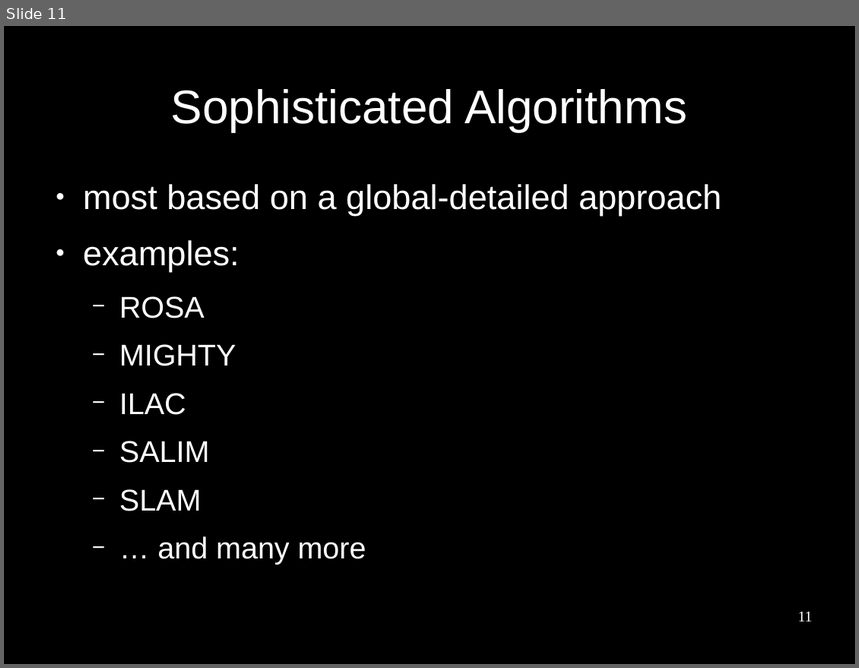
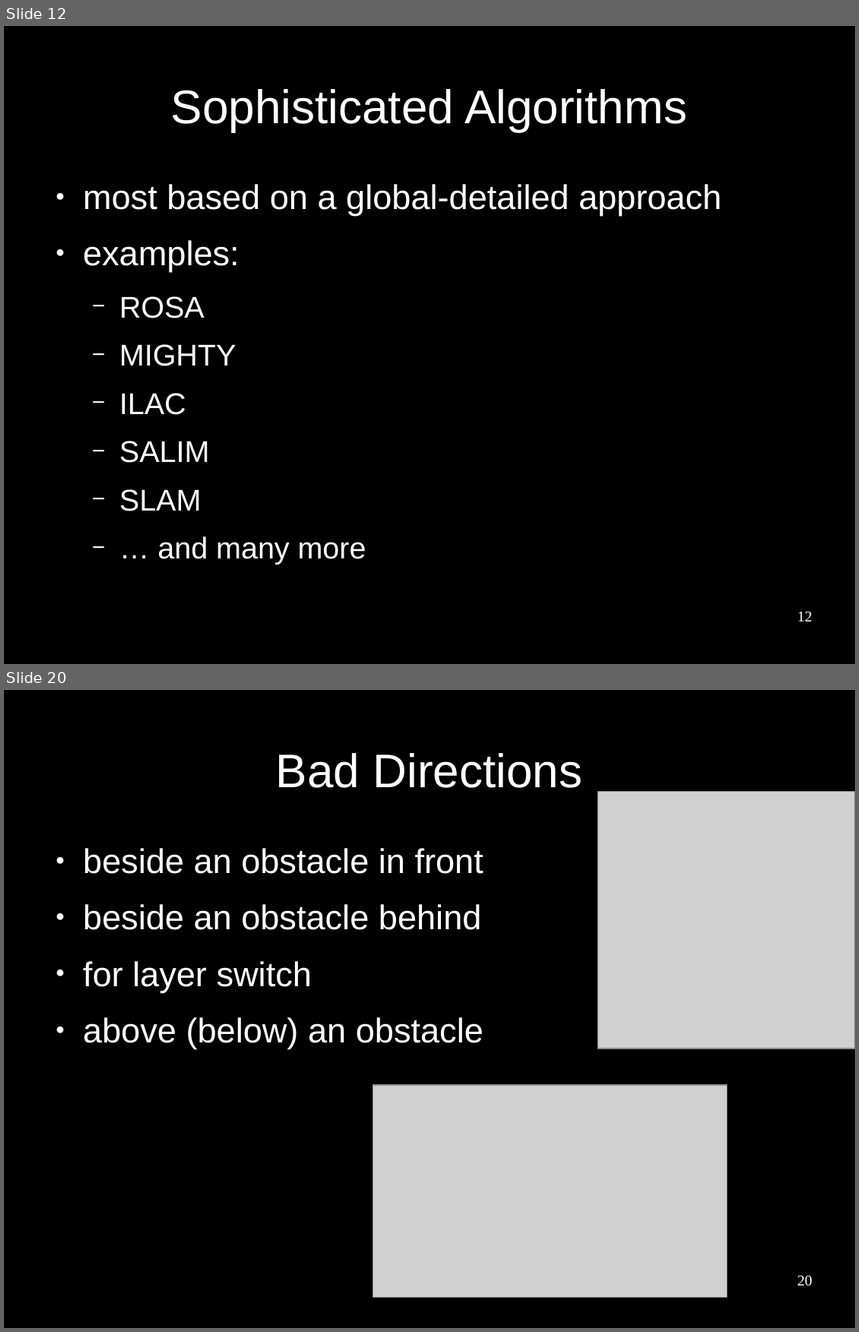
Before and after one commit to benediktibk/bachelorthesis, a slide deck: presentation.odp. Shown one above the other, each under a label of ours: slide 11 before the commit, slides 12 and 20 after it; the slides between them are not shown. The pictures are 859x668 and 859x1332 pixels, drawn with LibreOffice and Linux fonts; fonts in the diff are those of the drawing; grey boxes stand for pictures; background and template pictures are left out. Boxes give left, top, right and bottom in pixels: in the first picture for what was removed or moved away, otherwise in the second. Text is boxed around its words. In the diff, an @@ line names an element or a change of style, - is before the commit and + after.

```diff
--- a/presentation.odp
+++ b/presentation.odp
@@ slide 20 added at (4, 690, 855, 1328), background #000000 @@
@@ title added at (276, 753, 582, 788), 44 pt, text #FFFFFF @@
+Bad Directions
@@ picture added at (598, 792, 855, 1049) @@
@@ text added at (83, 848, 484, 1049), 32 pt, text #FFFFFF @@
+● beside an obstacle in front
+● beside an obstacle behind
+● for layer switch
+● above (below) an obstacle
@@ picture added at (373, 1085, 728, 1299) @@
@@ page number added at (797, 1276, 813, 1287), 14 pt, text #FFFFFF @@
+20
@@ what was slide 11 is now slide 12 @@
@@ page number at (797, 612, 813, 622): text changed @@
-11
+12
```
Also in this commit, not shown: 1 slide changed, 15 other slides added, 8 other files.
